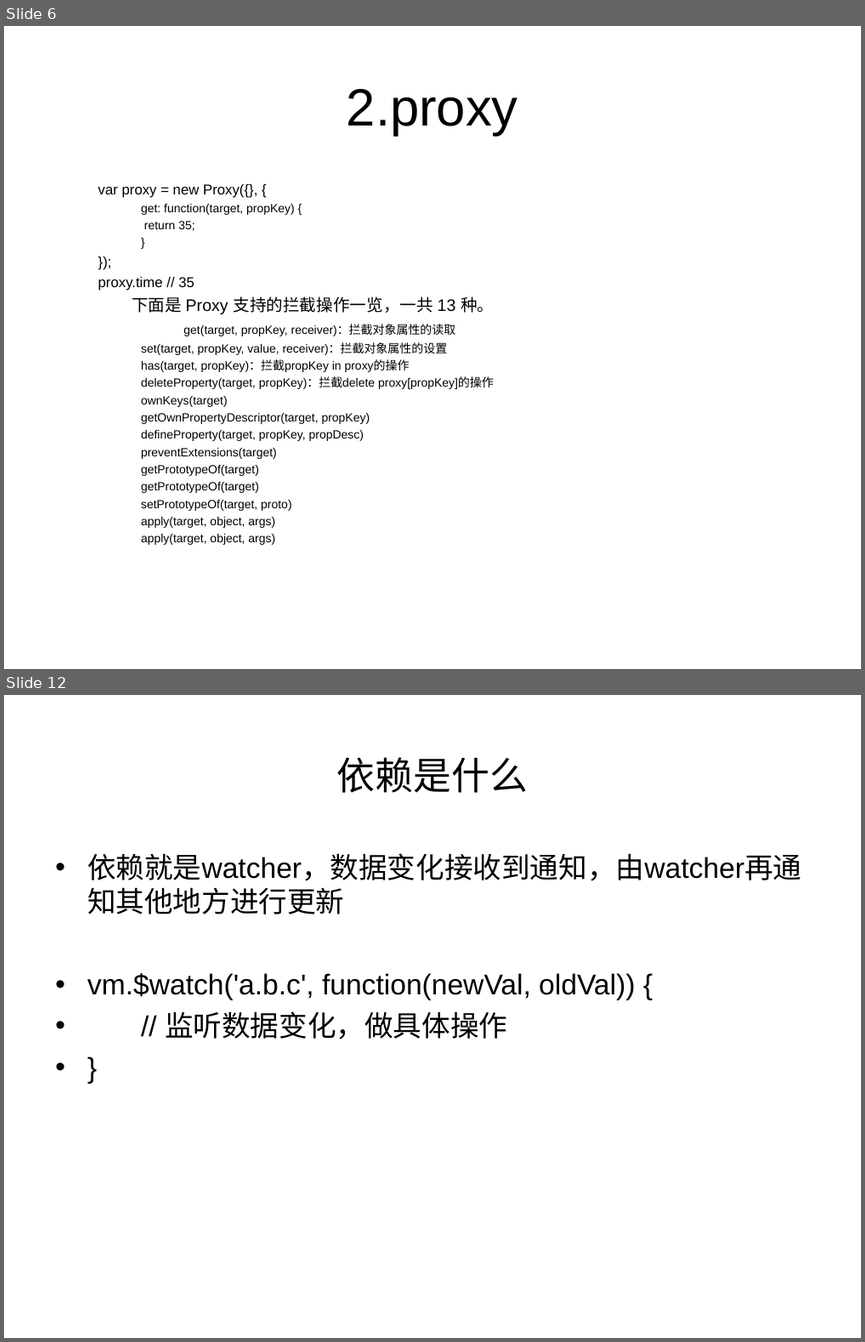
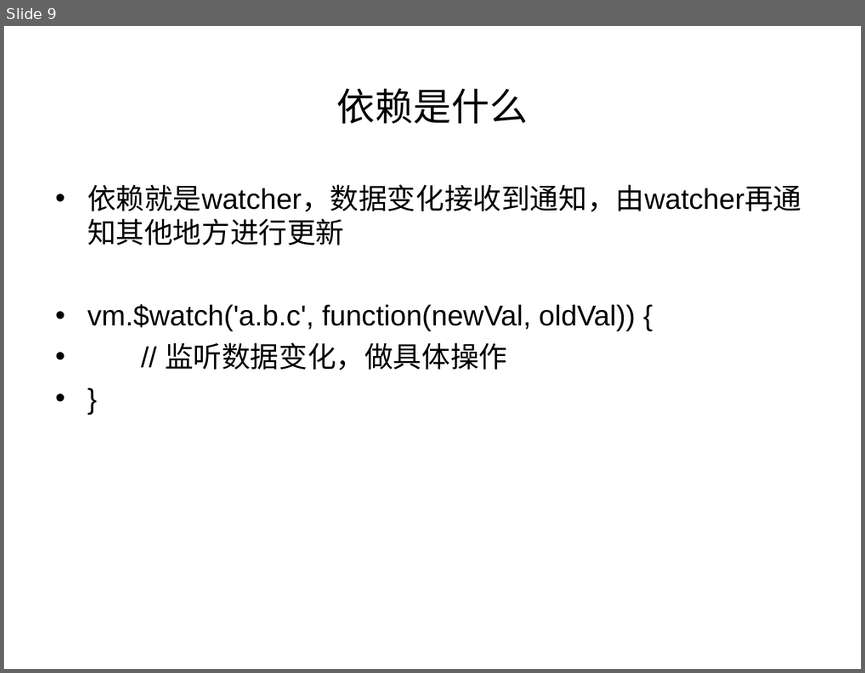
Before and after one commit to liyanjunCode/miniPrograme, a slide deck: vue.ppt. Shown one above the other, each under a label of ours: slides 6 and 12 before the commit, slide 9 after it; the slides between them are not shown. The pictures are 865x1342 and 865x673 pixels, drawn with LibreOffice and Linux fonts; fonts in the diff are those of the drawing. Boxes give left, top, right and bottom in pixels: in the first picture for what was removed or moved away, otherwise in the second. Text is boxed around its words. In the diff, an @@ line names an element or a change of style, - is before the commit and + after.

```diff
--- a/vue.ppt
+++ b/vue.ppt
@@ slide 6 removed at (x1=4, y1=26, x2=861, y2=669), background #FFFFFF @@
@@ title removed at (x1=347, y1=89, x2=518, y2=136) @@
-2.proxy
@@ text removed at (x1=98, y1=184, x2=494, y2=544) @@
-  var proxy = new Proxy({}, {
-    get: function(target, propKey) {
-    return 35;
-    }
-  });
-  proxy.time // 35
-下面是 Proxy 支持的拦截操作一览，一共 13 种。
-get(target, propKey, receiver)：拦截对象属性的读取
-    set(target, propKey, value, receiver)：拦截对象属性的设置
-    has(target, propKey)：拦截propKey in proxy的操作
-    deleteProperty(target, propKey)：拦截delete proxy[propKey]的操作
-    ownKeys(target)
-    getOwnPropertyDescriptor(target, propKey)
-    defineProperty(target, propKey, propDesc)
-    preventExtensions(target)
-    getPrototypeOf(target)
-    getPrototypeOf(target)
-    setPrototypeOf(target, proto)
-    apply(target, object, args)
-    apply(target, object, args)
@@ what was slide 12 is now slide 9 @@
```
Also in this commit, not shown: 8 slides changed, 10 slides added, 3 other slides removed, 1 other file.
